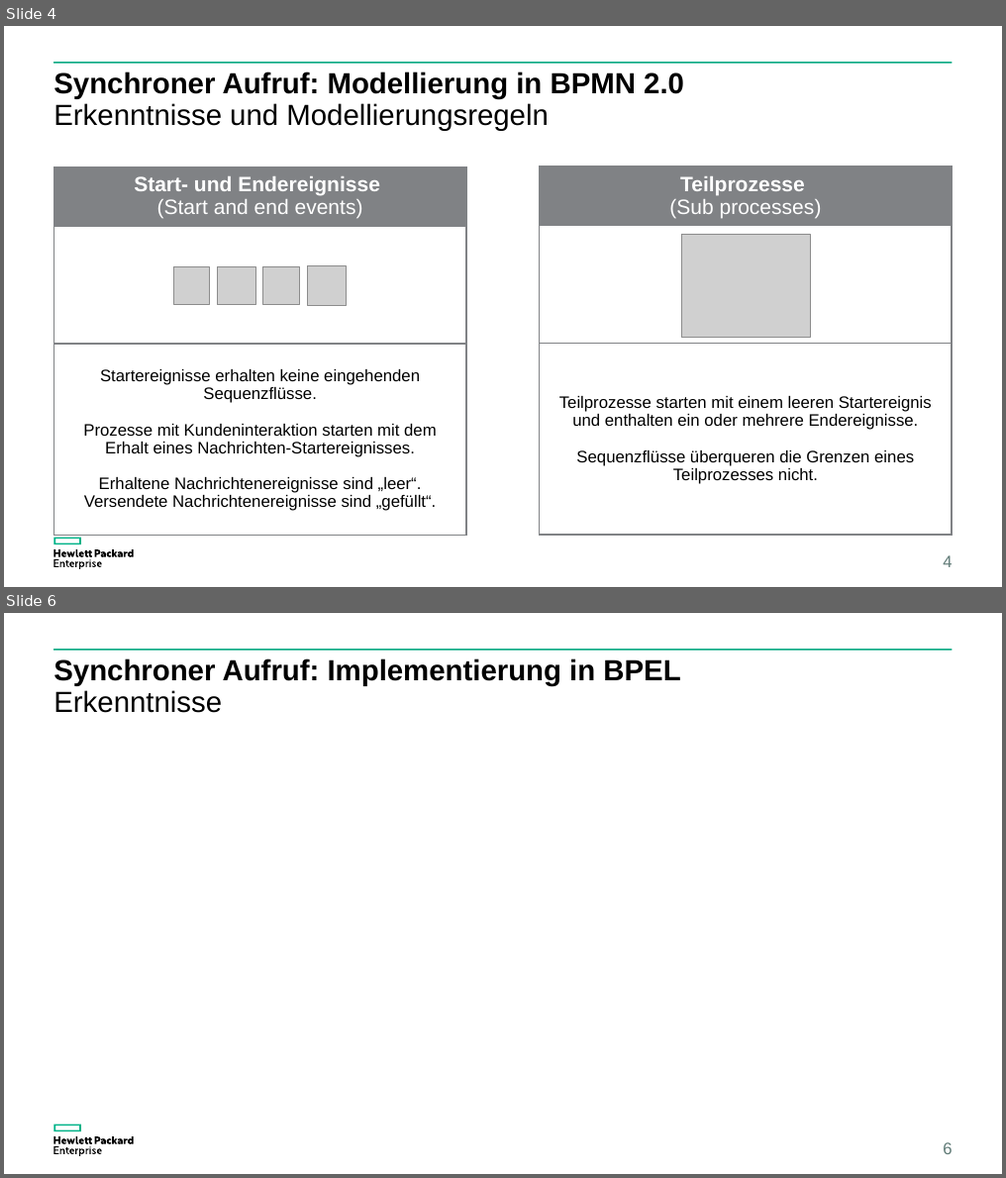
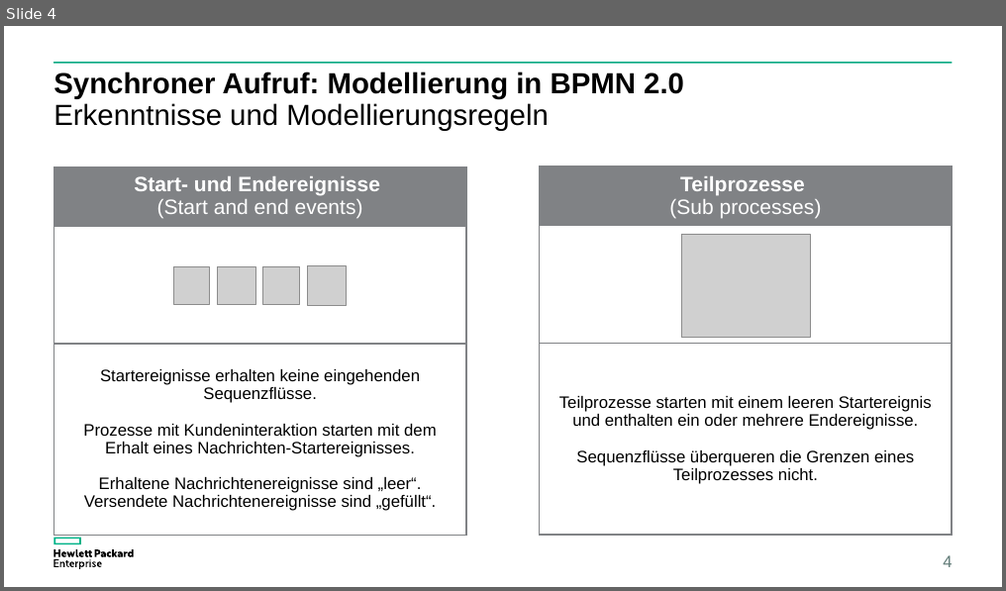
Before and after one commit to steilerDev/BPM_Lab, a slide deck: Ergebnispräsentation.pptx. Shown one above the other, each under a label of ours: slides 4 and 6 before the commit, slide 4 after it; the slides between them are not shown. The pictures are 1006x1178 and 1006x591 pixels, drawn with LibreOffice and Linux fonts; fonts in the diff are those of the drawing; grey boxes stand for pictures. Boxes give left, top, right and bottom in pixels: in the first picture for what was removed or moved away, otherwise in the second. Text is boxed around its words. In the diff, an @@ line names an element or a change of style, - is before the commit and + after.

```diff
--- a/Ergebnispräsentation.pptx
+++ b/Ergebnispräsentation.pptx
@@ slide 6 removed at (4, 613, 1002, 1174), background #FFFFFF; not listed: 3 template elements that a slide beside it also shows @@
@@ title removed at (54, 659, 680, 713) @@
-Synchroner Aufruf: Implementierung in BPEL
-Erkenntnisse
@@ page number removed at (943, 1143, 951, 1155) @@
-6
```
Also in this commit, not shown: 6 slides added, 5 other slides removed, 42 other files.
